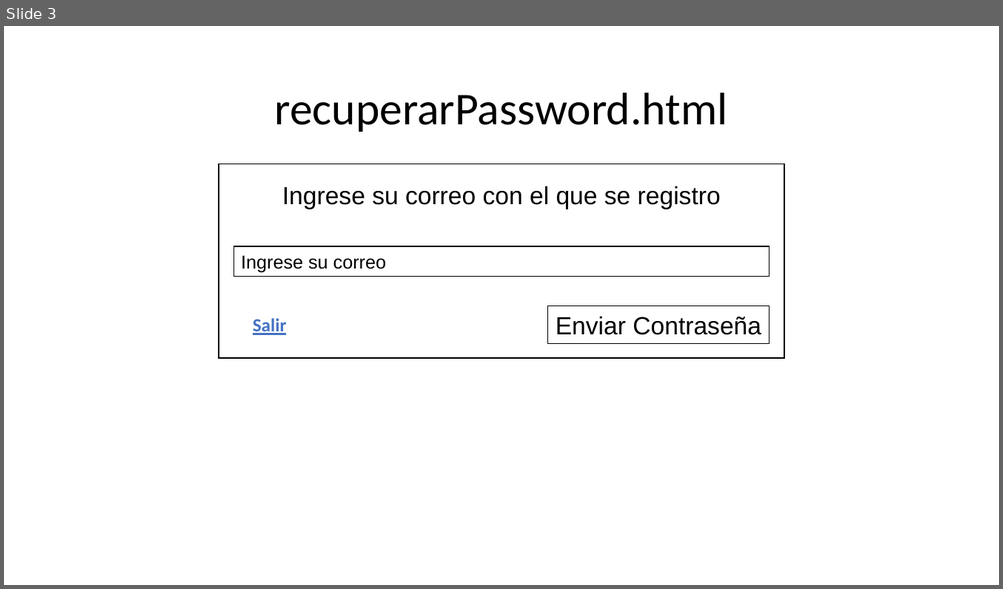
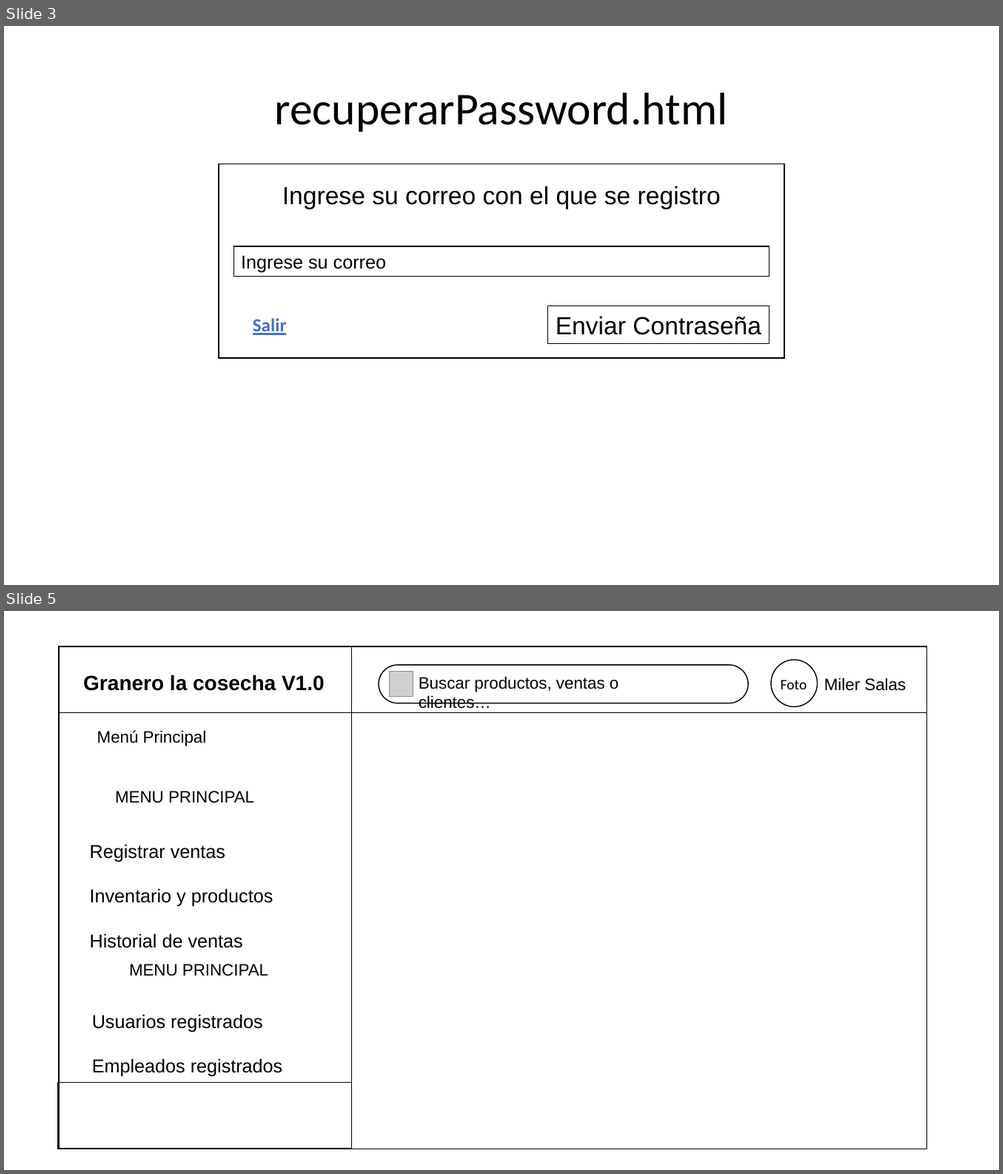
Before and after one commit to miller028/Granero_la_Cosecha_V1.0, a slide deck: Diseno login.pptx. Shown one above the other, each under a label of ours: slide 3 before the commit, slides 3 and 5 after it; the slides between them are not shown. The pictures are 1003x589 and 1003x1174 pixels, drawn with LibreOffice and Linux fonts; fonts in the diff are those of the drawing; grey boxes stand for pictures. Boxes give left, top, right and bottom in pixels: in the first picture for what was removed or moved away, otherwise in the second. Text is boxed around its words. In the diff, an @@ line names an element or a change of style, - is before the commit and + after.

```diff
--- a/Diseno login.pptx
+++ b/Diseno login.pptx
@@ slide 5 added at bbox=[4, 611, 999, 1170], background #FFFFFF @@
@@ rectangle added at bbox=[60, 646, 927, 713], outline #000000 1 pt @@
@@ rectangle added at bbox=[60, 646, 352, 1149], outline #000000 1 pt @@
@@ rectangle added at bbox=[60, 647, 927, 1150], outline #000000 1 pt @@
@@ text added at bbox=[83, 675, 324, 691], 20 pt, text #000000, bold @@
+Granero la cosecha V1.0
@@ rounded rectangle added at bbox=[378, 665, 748, 703], outline #000000 1 pt @@
@@ picture added at bbox=[390, 672, 414, 696] @@
@@ text added at bbox=[418, 676, 618, 709], 16 pt, text #000000 @@
+Buscar productos, ventas o clientes…
@@ ellipse added at bbox=[771, 660, 817, 706], outline #000000 1 pt @@
@@ text added at bbox=[780, 680, 807, 689], 14 pt, text #000000 @@
+Foto
@@ text added at bbox=[824, 678, 905, 691], 16 pt, text #000000 @@
+Miler Salas
@@ text added at bbox=[97, 730, 207, 746], 16 pt, text #000000 @@
+Menú Principal
@@ text added at bbox=[115, 791, 254, 803], 16 pt, text #000000 @@
+MENU PRINCIPAL
@@ text added at bbox=[90, 844, 273, 948], 18 pt, text #000000 @@
+Registrar ventas
+Inventario y productos
+Historial de ventas
@@ text added at bbox=[129, 964, 268, 977], 16 pt, text #000000 @@
+MENU PRINCIPAL
@@ text added at bbox=[92, 1014, 283, 1077], 18 pt, text #000000 @@
+Usuarios registrados
+Empleados registrados
@@ rectangle added at bbox=[59, 1082, 352, 1150], outline #000000 1 pt @@
```
Also in this commit, not shown: 3 other slides added, 33 other files.
